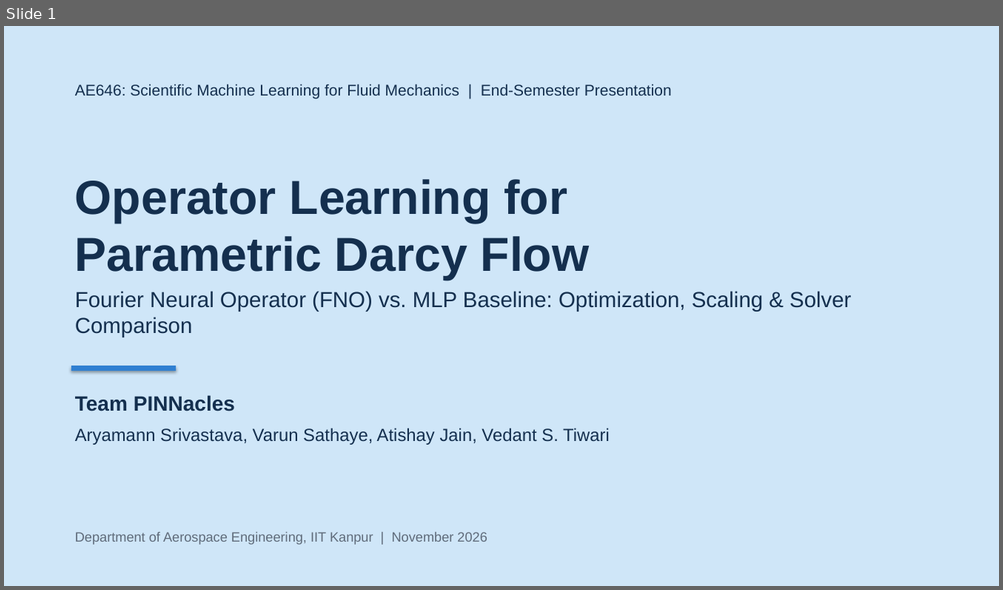
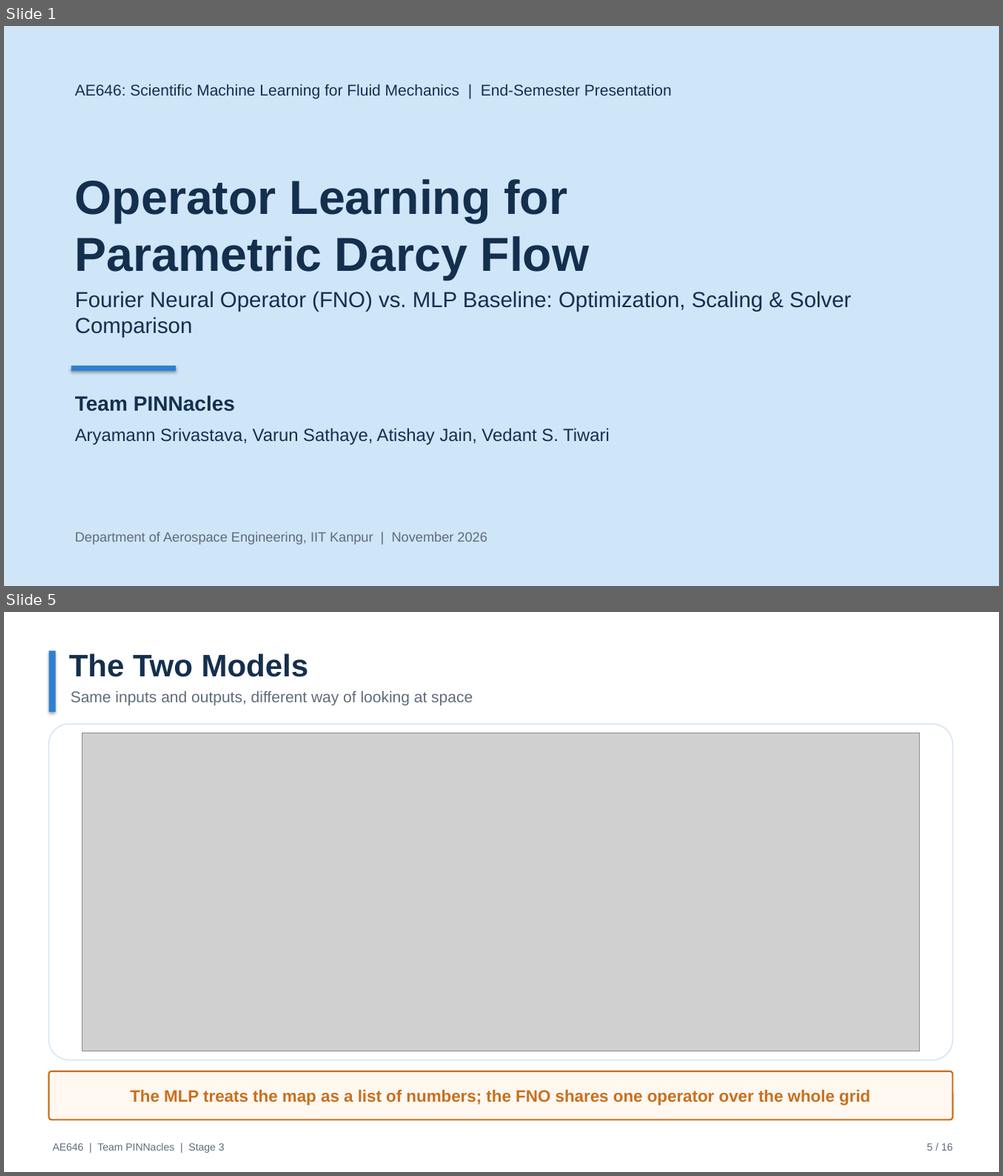
Before and after one commit to ARYAMANN7279/AE646-PINNacles, a slide deck: stage3/PINNacles_Stage3_FinalPresentation.pptx. Shown one above the other, each under a label of ours: slide 1 before the commit, slides 1 and 5 after it; the slides between them are not shown. The pictures are 1003x590 and 1003x1176 pixels, drawn with LibreOffice and Linux fonts; fonts in the diff are those of the drawing; grey boxes stand for pictures. Boxes give left, top, right and bottom in pixels: in the first picture for what was removed or moved away, otherwise in the second. Text is boxed around its words. In the diff, an @@ line names an element or a change of style, - is before the commit and + after.

Commit message:
Stage 3 deck: 16 slides with TA suggestions (Darcy equation, objectives/phases, models, data/training, hyperparameters, MLP limit, limitations)

```diff
--- a/stage3/PINNacles_Stage3_FinalPresentation.pptx
+++ b/stage3/PINNacles_Stage3_FinalPresentation.pptx
@@ slide 5 added at bbox=[4, 612, 999, 1172], background #FFFFFF @@
@@ rectangle added at bbox=[49, 650, 56, 712], fill #2F7FD1 @@
@@ text added at bbox=[69, 653, 309, 677], 30 pt, text #142F4E, bold @@
+The Two Models
@@ text added at bbox=[71, 691, 472, 706], 15 pt, text #5F6B7A @@
+Same inputs and outputs, different way of looking at space
@@ rounded rectangle added at bbox=[49, 724, 952, 1060], fill #FFFFFF, outline #D3E3F3 1 pt @@
@@ picture added at bbox=[82, 733, 919, 1051] @@
@@ rounded rectangle added at bbox=[49, 1072, 952, 1120], fill #FFF8F0, outline #C96F1E 1.5 pt @@
@@ text added at bbox=[130, 1089, 870, 1106], 16 pt, text #C96F1E, bold @@
+The MLP treats the map as a list of numbers; the FNO shares one operator over the whole grid
@@ text added at bbox=[53, 1143, 225, 1153], 10 pt, text #5F6B7A @@
+AE646 | Team PINNacles | Stage 3
@@ text added at bbox=[927, 1143, 953, 1151], 10 pt, text #5F6B7A @@
+5 / 16
```
Also in this commit, not shown: 9 slides changed, 5 other slides added, 2 slides removed, 13 other files.
